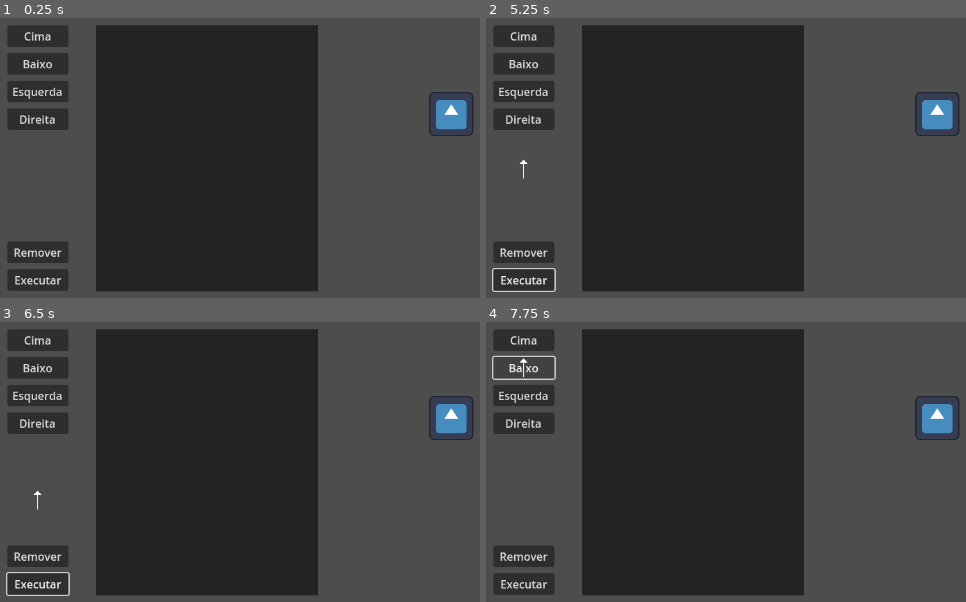
Above: before the commit, frames 1-4 (two rows, left to right).
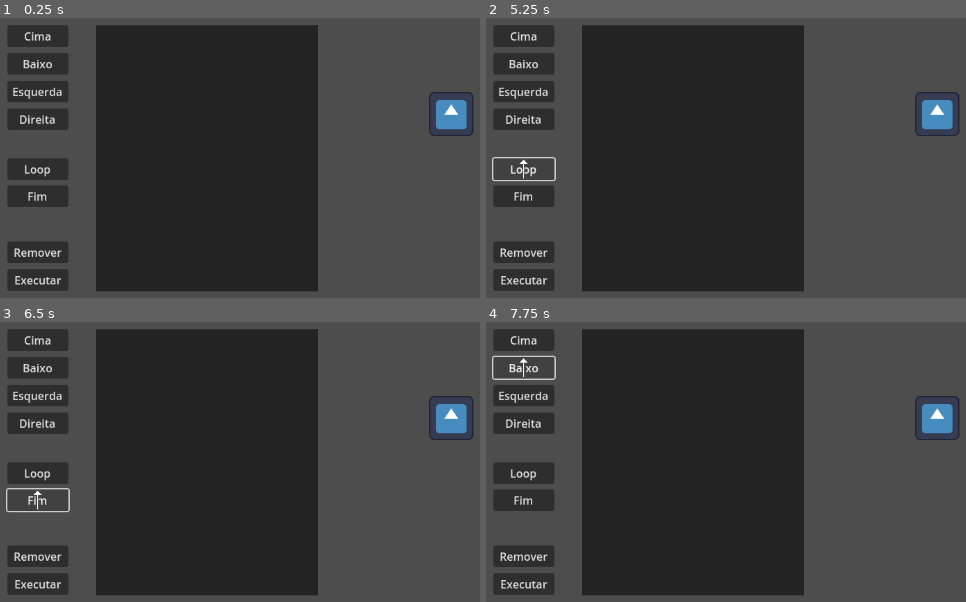
Above: after the commit, the same moments.

Repository: EaMS1234/ext6
Game: Godot game, scene res://scenes/movimento_teste.tscn
The game is run twice, just before and just after one commit, with the same random seed, the same clock (stepped at 60 frames per second) and the same inputs. The project has no main scene, so this scene is started directly. The engine's default icon, where the game draws it, is replaced by a stand-in: a white triangle on a blue panel in a dark square.
Inputs (mouse positions are in pixels of both pictures, inside the frame that each line leads up to):
- Up to frame 1 (0.25 s): no input
- Up to frame 2 (5.25 s): click "Cima" at 0.5 s; click "Baixo" at 1.25 s; click "Esquerda" at 2 s; click "Direita" at 2.75 s; click "Remover" at 3.5 s; click "Executar" at 4.25 s; click (524, 169) at 5 s, where only the run after the commit has a clickable "Loop"
- Up to frame 3 (6.5 s): click (38, 501) at 5.75 s, where only the run after the commit has a clickable "Fim"
- Up to frame 4 (7.75 s): click "Cima" at 6.5 s; click "Baixo" at 7.25 s

The runs differ from the first frame. In frame 1, 1.8% of the frame differs, in the area x 1-15%, y 50-68%; in frame 2, 1.4%; in frame 3, 1.3%; in frame 4, 1.8%.

Commit message:
Lógica do loop adicionada

Diff:
--- a/src/scenes/blocos.tscn
+++ b/src/scenes/blocos.tscn
@@ -60,6 +60,22 @@
 offset_bottom = 447.0
 text = "Executar"
 
+[node name="Loop" type="Button" parent="."]
+layout_mode = 0
+offset_left = 64.0
+offset_top = 256.0
+offset_right = 152.0
+offset_bottom = 287.0
+text = "Loop"
+
+[node name="End" type="Button" parent="."]
+layout_mode = 0
+offset_left = 64.0
+offset_top = 295.0
+offset_right = 152.0
+offset_bottom = 326.0
+text = "Fim"
+
 [node name="Label" type="Label" parent="."]
 visible = false
 layout_mode = 1
@@ -83,5 +99,7 @@
 [connection signal="button_down" from="Direita" to="." method="_on_direita_button_down"]
 [connection signal="pressed" from="Remover" to="." method="_on_remover_pressed"]
 [connection signal="pressed" from="Executar" to="." method="_on_executar_pressed"]
+[connection signal="button_down" from="Loop" to="." method="_on_loop_button_down"]
+[connection signal="button_down" from="End" to="." method="_on_end_button_down"]
 [connection signal="mouse_entered" from="InputList" to="." method="_on_input_list_mouse_entered"]
 [connection signal="mouse_exited" from="InputList" to="." method="_on_input_list_mouse_exited"]
--- a/src/scripts/blocos.gd
+++ b/src/scripts/blocos.gd
@@ -11,6 +11,9 @@
 
 # Número de blocos de código por linha
 @export var max_blocos_linha = 5
+
+# Tempo de espera entre o envio dos sinais de movimentação (milisegundos)
+@export var delay = 250
 
 # O modo do mouse define se o jogador está segurando um bloco ou não.
 var modo = false
@@ -28,6 +31,9 @@
 		# Escolhe a sprite do bloco
 		bloco_temp.get_child(0).texture = load("res://assets/sprites/arrow.png")
 		match acao:
+			"r":
+				pass
+
 			"l":
 				bloco_temp.get_child(0).flip_h = true
 
@@ -36,6 +42,18 @@
 
 			"d":
 				bloco_temp.rotation_degrees = 90
+
+			"end":
+				bloco_temp.get_child(0).texture = load("res://assets/sprites/end.png")
+
+			_:
+				bloco_temp.get_child(0).texture = load("res://assets/sprites/loop.png")
+
+				var num = Label.new()
+				bloco_temp.add_child(num)
+				num.position.x -= 24
+				num.position.y -= 24
+				num.text = acao
 
 		# Define o tipo do bloco
 		bloco_temp.set_meta("tipo", acao)
@@ -48,7 +66,7 @@
 		if pos_fila < 0:
 			pos_fila = get_tree().get_node_count_in_group("bloco_comando")
 
-		print("Removendo o nó na posição: ", pos_fila)
+		# print("Removendo o nó na posição: ", pos_fila)
 
 		for cmd in get_tree().get_nodes_in_group("bloco_comando"):
 			if cmd.pos_fila == pos_fila:
@@ -67,15 +85,14 @@
 	bloco.position.x = 8 + coluna * 64
 	bloco.position.y = 8 + linha * 64
 
-	print("linha: ", linha)
-	print("coluna: ", coluna)
+	# print("linha: ", linha)
+	# print("coluna: ", coluna)
 
 func reposicionar_elemento(bloco):
 	for cmd in get_tree().get_nodes_in_group("bloco_comando"):
 		if cmd.pos_fila >= bloco.pos_fila:
 			cmd.pos_fila += 1
 			posicionar_elemento(cmd)
-
 
 
 # Função principal
@@ -130,6 +147,12 @@
 func _on_baixo_button_down() -> void:
 	add_elemento("d")
 
+func _on_loop_button_down() -> void:
+	add_elemento("5")
+
+func _on_end_button_down() -> void:
+	add_elemento("end")
+
 
 # Funcionalidade dos botões "remover" e "executar"
 func _on_executar_pressed() -> void:
@@ -138,9 +161,46 @@
 	var lista = get_tree().get_nodes_in_group("bloco_comando")
 	lista.sort_custom(func(a, b): return a.pos_fila < b.pos_fila)
 
-	for cmd in lista:
-		mover.emit(cmd.tipo)
-		# print(cmd)
+	var fila = []
+
+	var stack_pos = []
+	var stack_qtd = []
+
+	var i = 0
+	while i < len(lista):
+		print("Passo ", i)
+
+		var cmd = lista[i]
+
+		if not cmd.tipo in ["u", "d", "l", "r", "end"]:
+			print("Início de looping")
+			# Início de loop
+			stack_pos.push_front(i)
+			stack_qtd.push_front(4) # <---------------------------------- ALTERAR REPETIÇÕES DO LOOP
+
+		elif cmd.tipo == "end":
+			if stack_qtd.front() > 0:
+				i = stack_pos.front()
+				print("Voltando ao passo ", i)
+				stack_qtd.push_front(stack_qtd.pop_front() - 1)
+				print("Restam ", stack_qtd.front())
+				pass
+
+			else:
+				stack_qtd.pop_front()
+				stack_pos.pop_front()
+				print("Fim do looping!")
+
+		else:
+			print(cmd.tipo)
+			fila.append(cmd.tipo)
+
+		i += 1
+
+	while not fila.is_empty():
+		mover.emit(fila.front())
+		fila.pop_front()
+		await get_tree().create_timer(delay / 1000.0).timeout
 
 
 func _on_remover_pressed() -> void:
--- a/src/scripts/comando.gd
+++ b/src/scripts/comando.gd
@@ -8,10 +8,15 @@
 @export var tipo = "r"
 @export var pos_fila = 0
 
+@export var associado = null
+
 var dentro
 
 func _draw() -> void:
 	match tipo:
+		"r":
+			pass
+
 		"l":
 			$Seta.flip_h = true
 
@@ -21,6 +26,14 @@
 		"d":
 			$Seta.rotation_degrees = 90
 
+		"end":
+			$Seta.texture = load("res://assets/sprites/end.png")
+
+		_:
+			$Seta.texture = load("res://assets/sprites/loop.png")
+			var texto = Label.new()
+			self.add_child(texto)
+			texto.text = tipo
 
 
 func _process(_delta: float) -> void:
@@ -31,9 +44,17 @@
 func _on_color_rect_mouse_entered() -> void:
 	dentro = true
 	entrar.emit(get_path())
+
+	if associado != null:
+		associado.get_child(0).color = Color(1.0, 1.0, 1.0, 0.125)
+
 	$BG.color = Color(1.0, 1.0, 1.0, 0.125)
 
 func _on_color_rect_mouse_exited() -> void:
 	dentro = false
 	sair.emit()
+
+	if associado != null:
+		associado.get_child(0).color = Color(1.0, 1.0, 1.0, 0.125)
+
 	$BG.color = Color(1.0, 1.0, 1.0, 0.0)
Binary file added: src/assets/sprites/end.png
Not shown, added: src/assets/sprites/end.png.import
Binary file added: src/assets/sprites/loop.png
Not shown, added: src/assets/sprites/loop.png.import
Not shown, added: src/sprites/Logo.png.import
Not shown, added: src/sprites/Tela inicial.png.import
